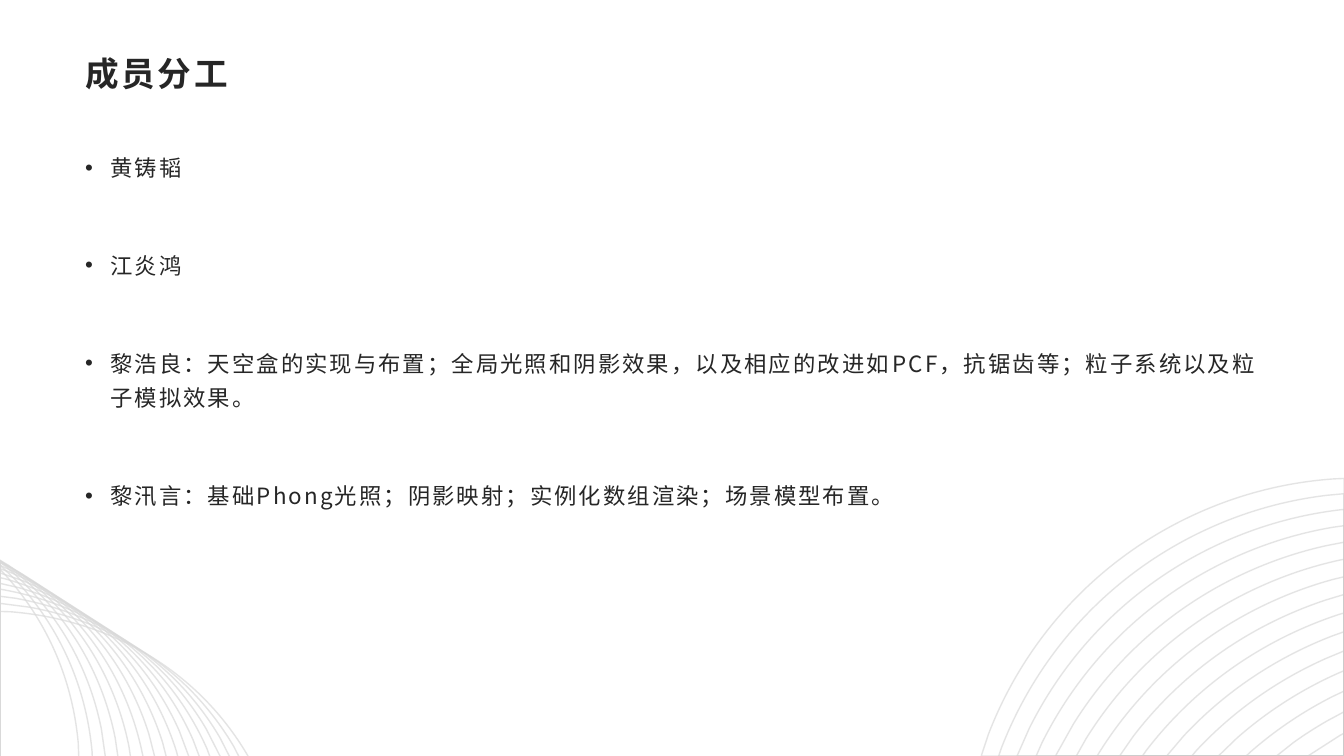
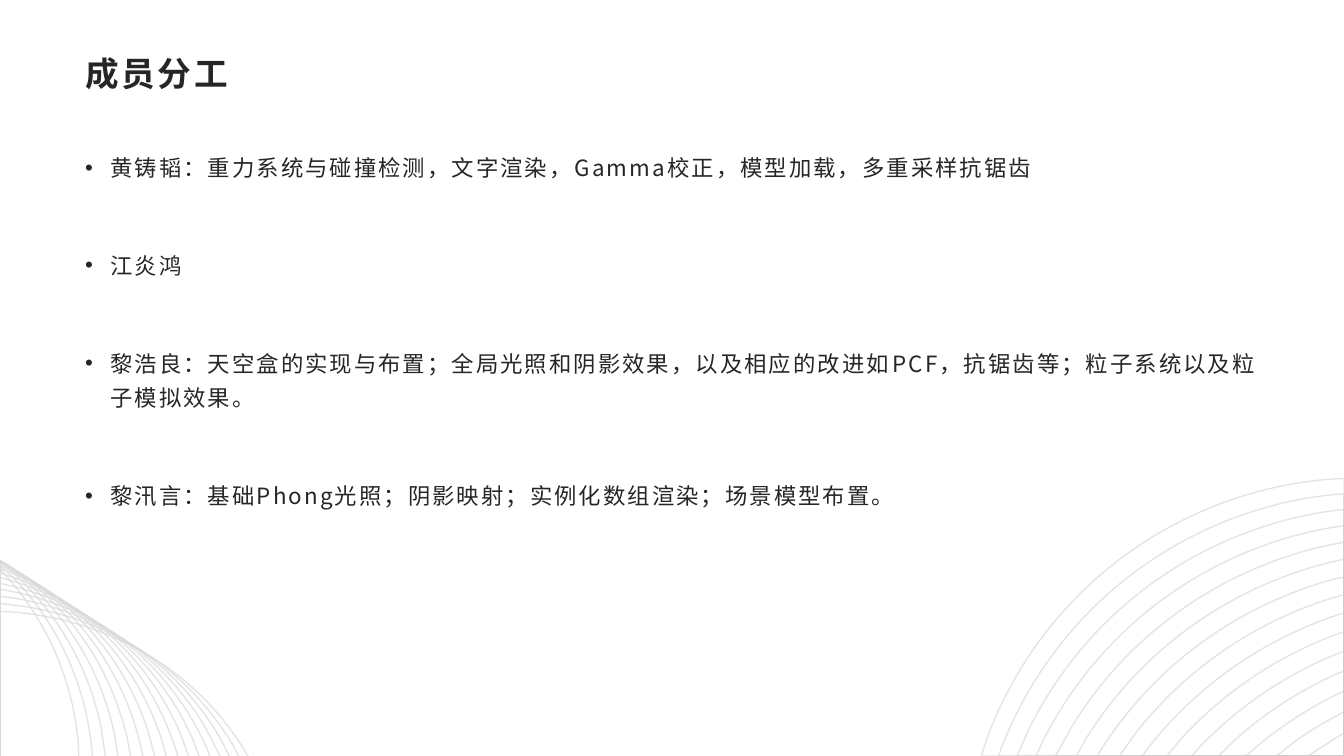
Before and after one commit to computer-graphic-2019/Group19, a slide deck: slide 5 of CG_final.pptx. Drawn at 1344x756 pixels with LibreOffice and Linux fonts; fonts in the diff are those of the drawing. Boxes give left, top, right and bottom in pixels: in the first picture for what was removed or moved away, otherwise in the second. Text is boxed around its words. In the diff, an @@ line names an element or a change of style, - is before the commit and + after.

```diff
--- a/CG_final.pptx
+++ b/CG_final.pptx
@@ text at (x1=110, y1=157, x2=1031, y2=178): text changed @@
-• 黄铸韬
+• 黄铸韬：重力系统与碰撞检测，文字渲染，Gamma校正，模型加载，多重采样抗锯齿
```
Also in this commit, not shown: 3 other slides changed.
